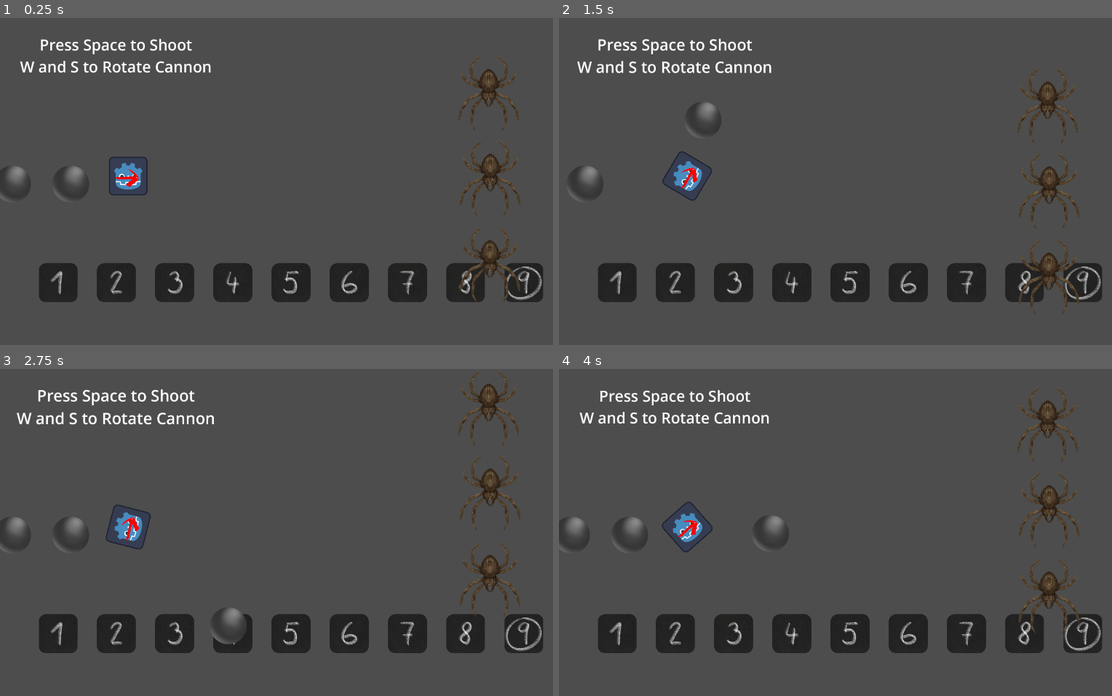
Above: before the commit, frames 1-4 (two rows, left to right).
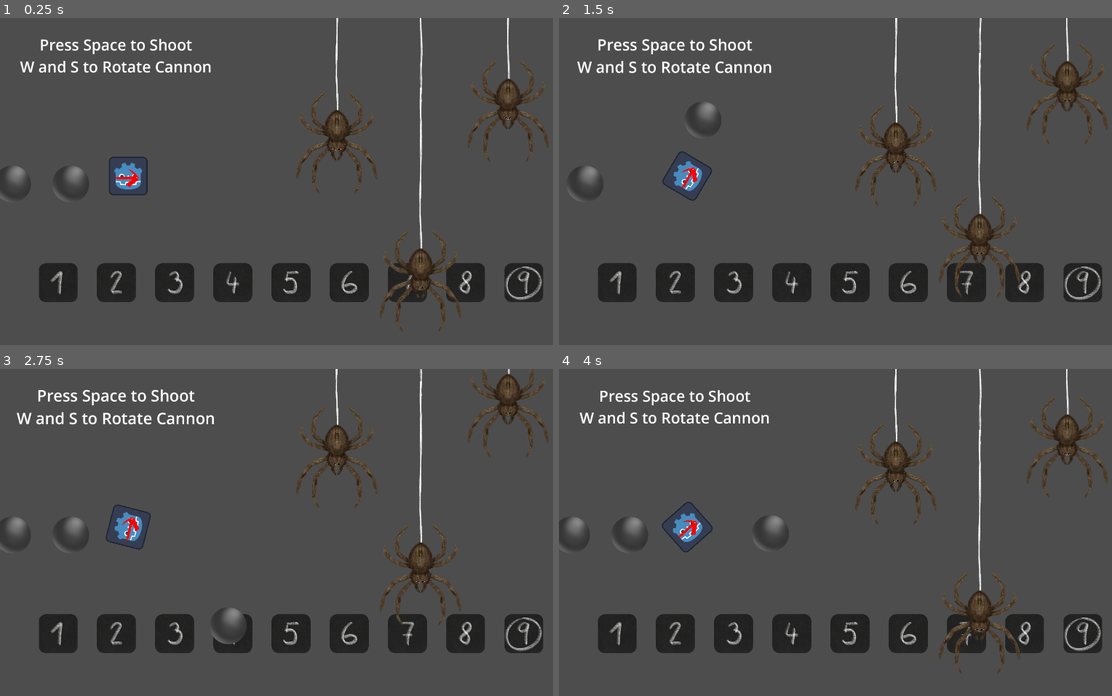
Above: after the commit, the same moments.

Repository: matouseek/game-jam-25
Game: Godot game, scene res://scenes/minigames/2shooting_balls.tscn
Same seed, same stepped clock (60 frames per second), same inputs: the game is played once before the commit and once after it. The project has no main scene, so this scene is started directly. The engine's default icon, where the game draws it, is replaced by a stand-in: a white triangle on a blue panel in a dark square. Sound files missing from this copy of the repository are replaced by a short silence.
Inputs (mouse positions are in pixels of both pictures, inside the frame that each line leads up to):
- Up to frame 1 (0.25 s): no input
- Up to frame 2 (1.5 s): tap Space (shoot) at 0.5, 0.6, 1.25, 1.35 s; move the mouse to (979, 165) at 0.52 s; hold W (up) 0.53-1.28 s; move the mouse to (735, 197) at 1.27 s; hold S (down) from 1.28 s (still down)
- Up to frame 3 (2.75 s): tap Space (shoot) at 2, 2.1 s; move the mouse to (348, 460) at 2.02 s; release S (down) at 2.03 s; hold W (up) from 2.03 s (still down)
- Up to frame 4 (4 s): tap Space (shoot) at 2.75, 2.85, 3.5, 3.6 s; move the mouse to (818, 597) at 2.77 s; move the mouse to (1023, 581) at 3.52 s; release W (up) at 3.53 s; hold S (down) from 3.53 s (still down)

The runs differ from the first frame. In frame 1, 4.8% of the frame differs, in the area x 53-100%, y 0-96%; in frame 2, 4.9%, in the area x 53-100%, y 0-91%; in frame 3, 4.6%; in frame 4, 4.8%.

Commit message:
Imrpove spiders

Diff:
--- a/scenes/minigames/2shooting_balls.tscn
+++ b/scenes/minigames/2shooting_balls.tscn
@@ -17,16 +17,15 @@
 [node name="Targets" type="Node2D" parent="."]
 
 [node name="Target" parent="Targets" instance=ExtResource("4_t73cc")]
-position = Vector2(1616, 769)
-scale = Vector2(0.15, 0.15)
+position = Vector2(1111, 364)
 
 [node name="Target2" parent="Targets" instance=ExtResource("4_t73cc")]
-position = Vector2(1612, 204)
-scale = Vector2(0.15, 0.15)
+position = Vector2(1387, 759)
+ticks = 1.047
 
 [node name="Target3" parent="Targets" instance=ExtResource("4_t73cc")]
-position = Vector2(1617, 484)
-scale = Vector2(0.15, 0.15)
+position = Vector2(1676, 213)
+ticks = 0.628
 
 [node name="SpaceToShoot" type="Label" parent="."]
 offset_left = 68.0
--- a/scenes/minigames/shooting_balls/target.tscn
+++ b/scenes/minigames/shooting_balls/target.tscn
@@ -1,17 +1,28 @@
-[gd_scene load_steps=4 format=3 uid="uid://bfuxg75qbvyw"]
+[gd_scene load_steps=5 format=3 uid="uid://bfuxg75qbvyw"]
 
-[ext_resource type="Texture2D" uid="uid://w1aio76onhhj" path="res://assets/shooting_balls/target.png" id="1_l2jwt"]
+[ext_resource type="Texture2D" uid="uid://m22yppj4dbx1" path="res://assets/shooting_balls/target.png" id="1_l2jwt"]
 [ext_resource type="Script" path="res://scripts/target.gd" id="1_mj5kt"]
+[ext_resource type="Texture2D" uid="uid://crc4m4tmnt1jy" path="res://assets/shooting_balls/string.png" id="3_whela"]
 
-[sub_resource type="RectangleShape2D" id="RectangleShape2D_wyloi"]
-size = Vector2(126, 126)
+[sub_resource type="CapsuleShape2D" id="CapsuleShape2D_l87o1"]
 
 [node name="Target" type="Area2D"]
+scale = Vector2(0.606164, 0.606164)
 script = ExtResource("1_mj5kt")
 
+[node name="Sprite2D2" type="Sprite2D" parent="."]
+position = Vector2(-2, -496)
+texture = ExtResource("3_whela")
+
+[node name="Sprite2D2" type="Sprite2D" parent="Sprite2D2"]
+position = Vector2(2, -1062.98)
+texture = ExtResource("3_whela")
+
 [node name="Sprite2D" type="Sprite2D" parent="."]
+scale = Vector2(0.332546, 0.332546)
 texture = ExtResource("1_l2jwt")
 
 [node name="CollisionShape2D" type="CollisionShape2D" parent="."]
-position = Vector2(0, -1)
-shape = SubResource("RectangleShape2D_wyloi")
+position = Vector2(1, -28)
+scale = Vector2(5.92071, 9.07185)
+shape = SubResource("CapsuleShape2D_l87o1")
--- a/scripts/target.gd
+++ b/scripts/target.gd
@@ -5,9 +5,9 @@
 signal i_am_destroyed
 
 # move timer
-const SPEED : float = 1.5
-const AMPLITUDE : float = 100.0
-var ticks = 0
+@export var SPEED : float = 1.5
+@export var AMPLITUDE : float = 100.0
+@export var ticks : float = 0
 
 var start_y
 
